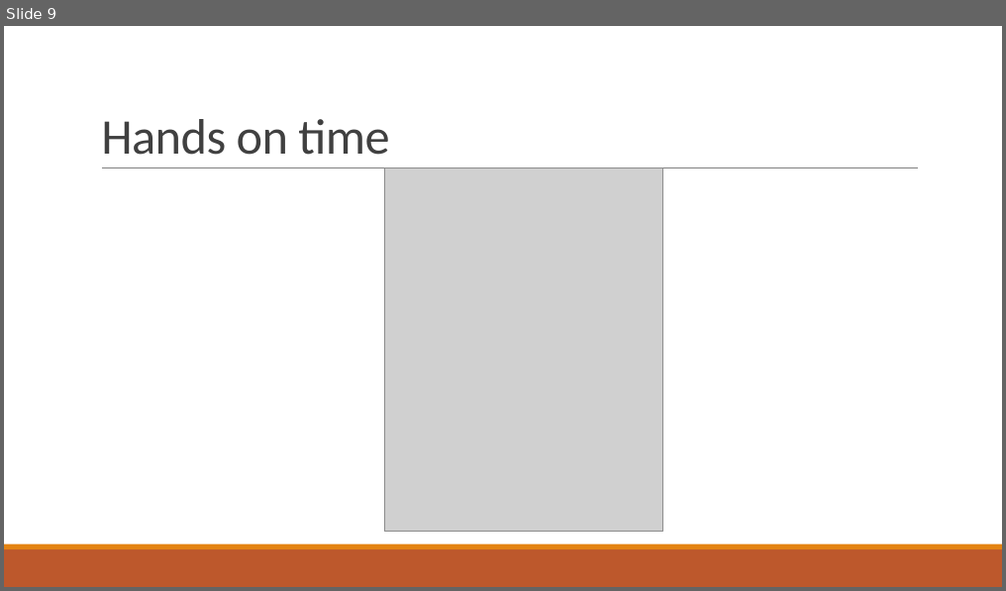
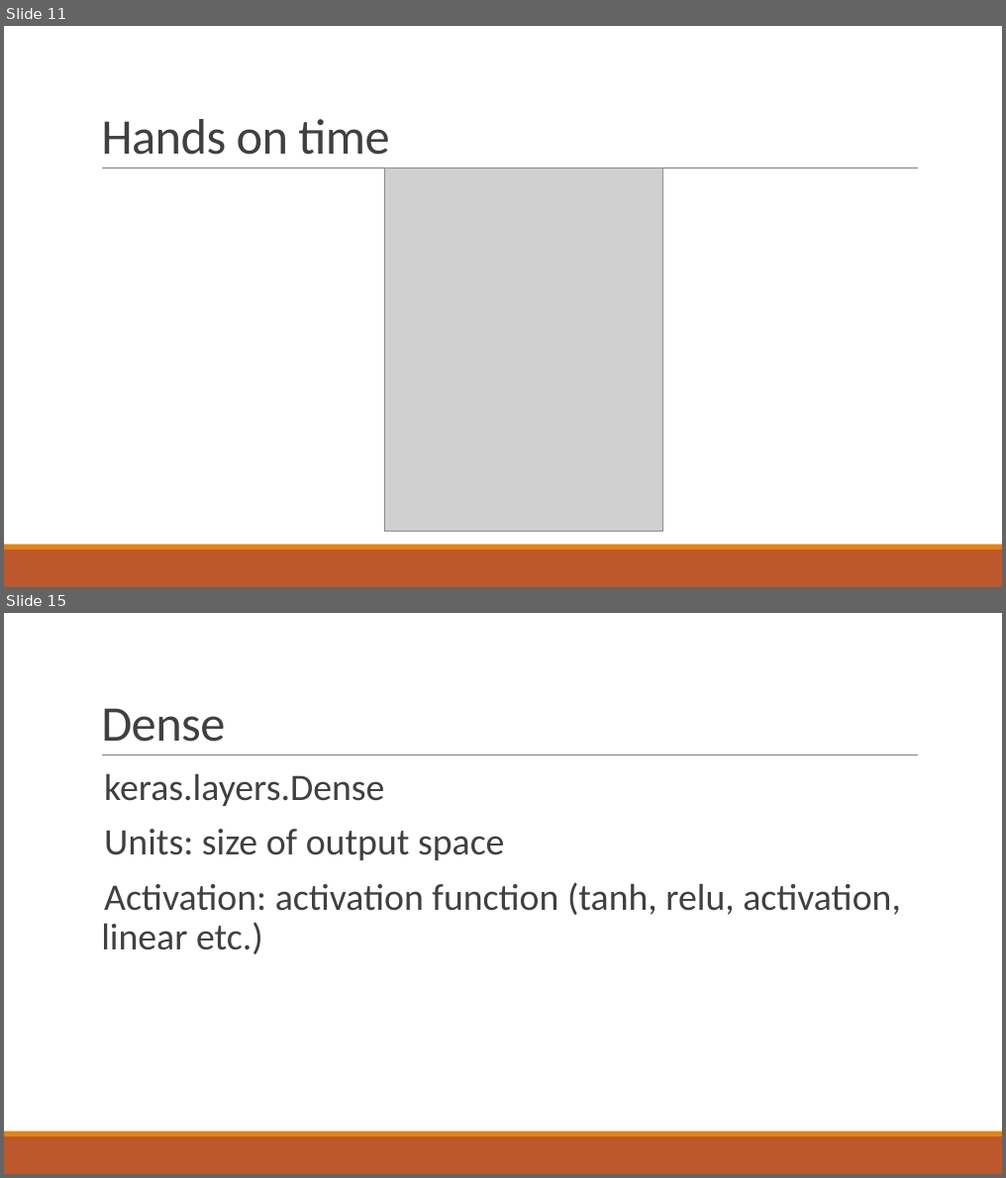
Before and after one commit to goolig/neural_collaborative_filtering, a slide deck: Hands-on slides.pptx. Shown one above the other, each under a label of ours: slide 9 before the commit, slides 11 and 15 after it; the slides between them are not shown. The pictures are 1006x591 and 1006x1178 pixels, drawn with LibreOffice and Linux fonts; fonts in the diff are those of the drawing; grey boxes stand for pictures. Boxes give left, top, right and bottom in pixels: in the first picture for what was removed or moved away, otherwise in the second. Text is boxed around its words. In the diff, an @@ line names an element or a change of style, - is before the commit and + after.

```diff
--- a/Hands-on slides.pptx
+++ b/Hands-on slides.pptx
@@ slide 15 added at (4, 613, 1002, 1174), background #FFFFFF; not listed: 3 template elements that a slide beside it also shows @@
@@ title added at (101, 708, 225, 742), 48 pt, text #404040 @@
+Dense
@@ text added at (101, 773, 901, 955), 36 pt, text #404040 @@
+  keras.layers.Dense
+  Units: size of output space
+  Activation: activation function (tanh, relu, activation, linear etc.)
@@ what was slide 9 is now slide 11 @@
```
Also in this commit, not shown: 1 slide changed, 7 other slides added, 3 other files.
